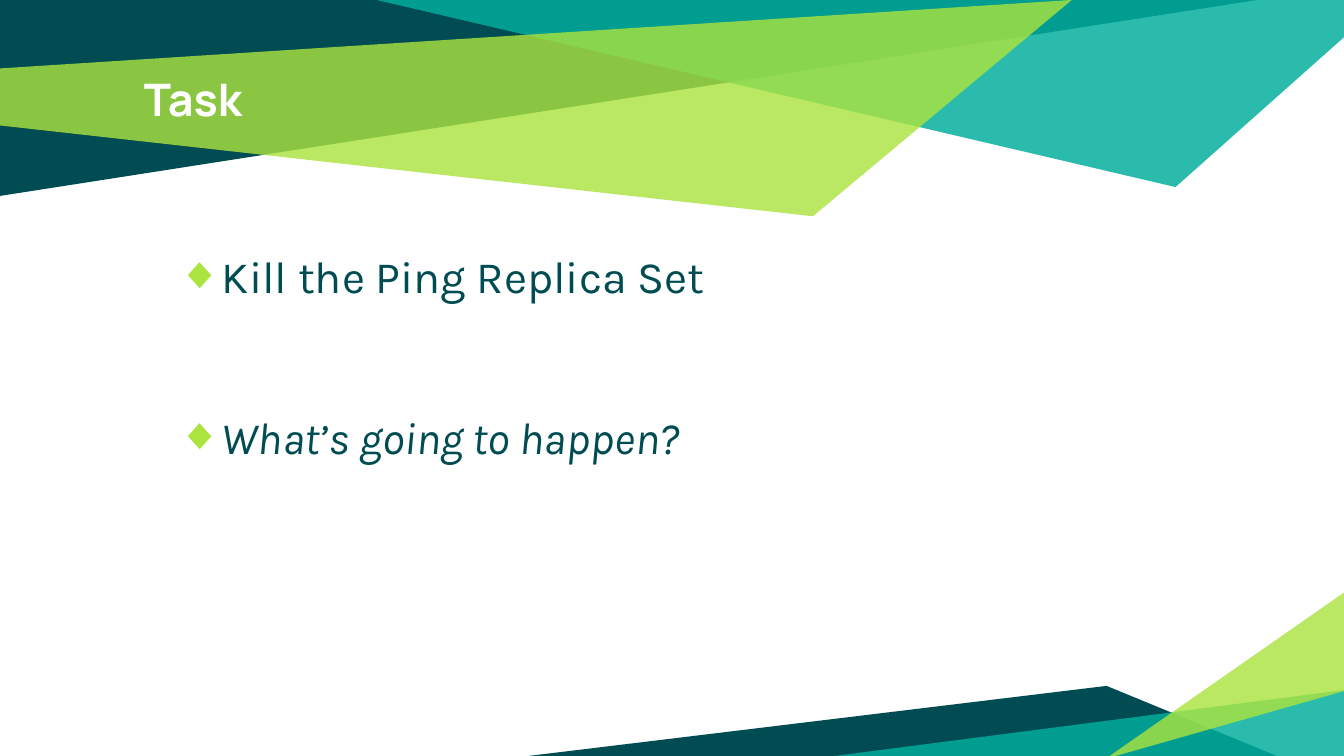
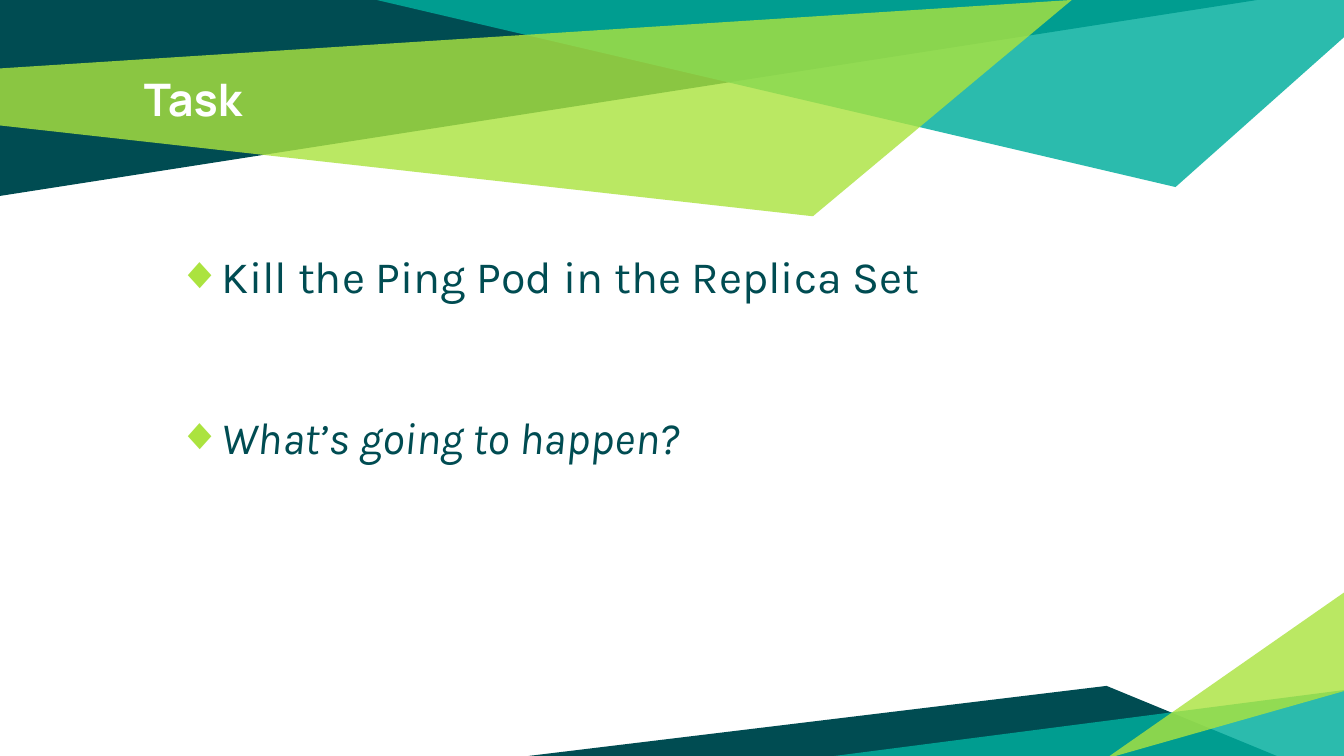
Before and after one commit to patrocinio/chaos-monkey-playing-ping-pong, a slide deck: slide 18 of Presentation/Bootcamp.pptx. Drawn at 1344x756 pixels with LibreOffice and Linux fonts; fonts in the diff are those of the drawing. Boxes give left, top, right and bottom in pixels: in the first picture for what was removed or moved away, otherwise in the second. Text is boxed around its words. In the diff, an @@ line names an element or a change of style, - is before the commit and + after.

```diff
--- a/Presentation/Bootcamp.pptx
+++ b/Presentation/Bootcamp.pptx
@@ text at (222,262,920,304): text changed @@
-◆ Kill the Ping Replica Set
+◆ Kill the Ping Pod in the Replica Set
```
Also in this commit, not shown: 1 other slide changed, 1 other file.
